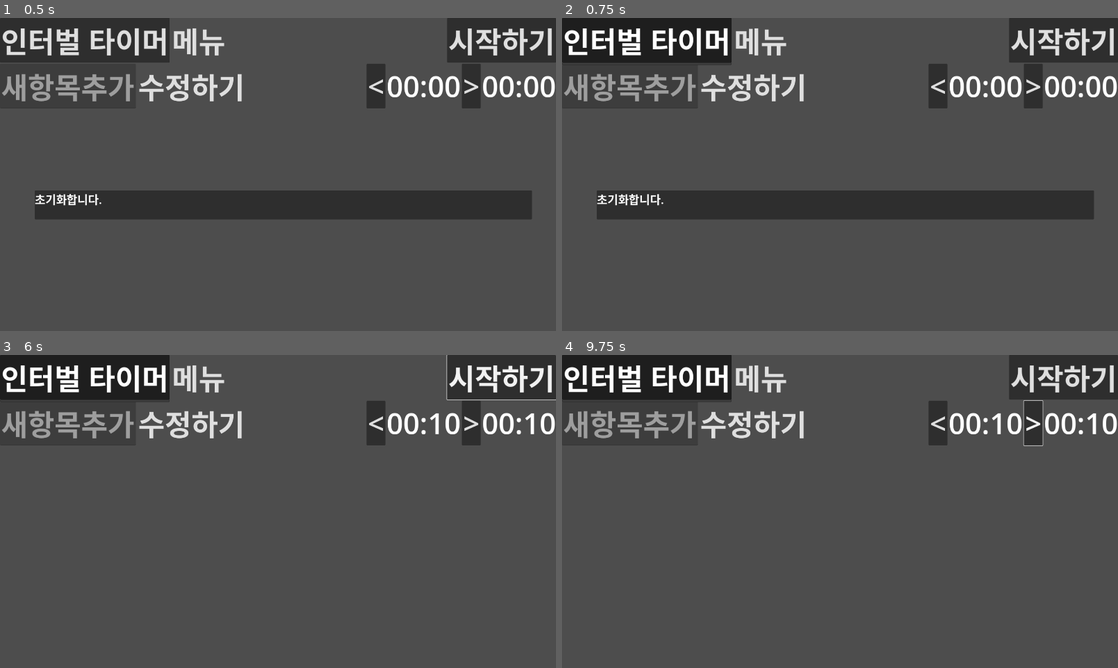
Above: before the commit, frames 1-4 (two rows, left to right).
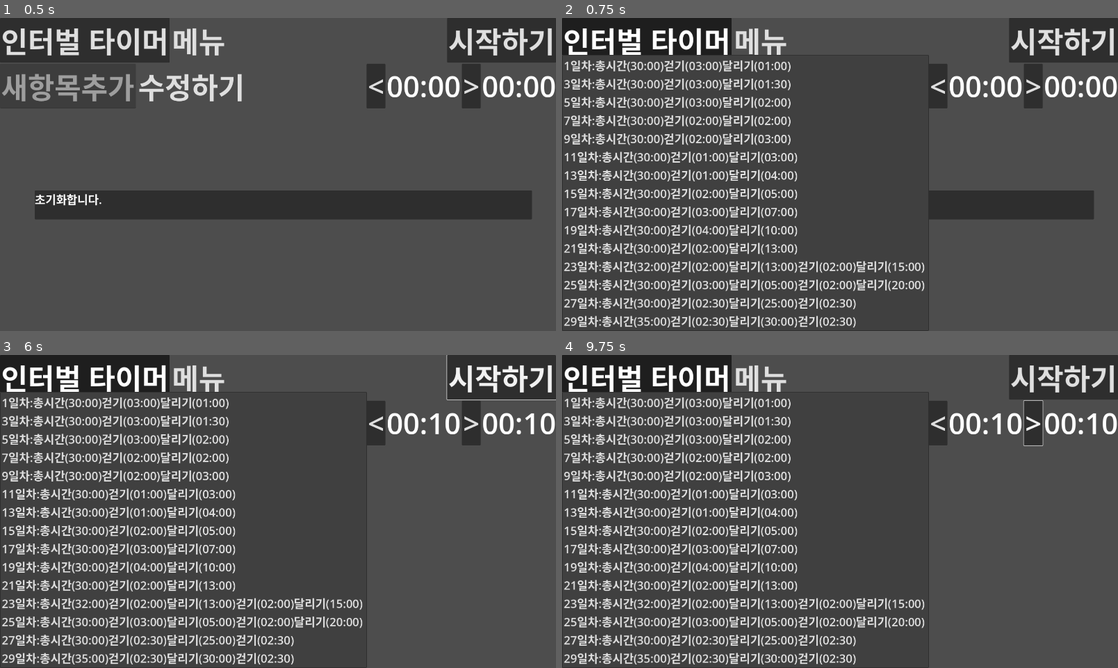
Above: after the commit, the same moments.

Repository: kasworld/maranic
Game: Godot game, scene res://main.tscn
Same seed, same stepped clock (60 frames per second), same inputs: the game is played once before the commit and once after it.
Inputs:
- Up to frame 1 (0.5 s): no input
- Up to frame 2 (0.75 s): click "인터벌 타이머" at 0.5 s
- Up to frame 3 (6 s): click "<" at 1.25 s; click ">" at 2 s; click "시작하기" at 2.75 s; click "시작하기" at 3.5 s; click "메뉴" at 4.25 s; click "수정하기" at 5 s; click "인터벌 타이머" at 5.75 s
- Up to frame 4 (9.75 s): click "메뉴" at 6.5 s; click "수정하기" at 7.25 s; click "<" at 8 s; click ">" at 8.75 s; click "인터벌 타이머" at 9.5 s

Frame 1 is identical in both runs. In frame 2, 12% of the frame differs, in the area x 0-66%, y 11-100%; in frame 3, 12%; in frame 4, 12%.
Error before the commit: Invalid access of index '0' on a base object of type: 'PackedStringArray'. (res://main.gd:5)

Commit message:
more rename fn

Diff:
--- a/main.gd
+++ b/main.gd
@@ -1,12 +1,11 @@
 extends Node2D
 
-var workScene = preload("res://work_container.tscn")
+var work_scene = preload("res://work_container.tscn")
+
 var voices = DisplayServer.tts_get_voices_for_language("ko")
-var voice_id = voices[0]
-
 func text2speech(s):
 	DisplayServer.tts_stop()
-	DisplayServer.tts_speak(s, voice_id)
+	DisplayServer.tts_speak(s, voices[0])
 
 @onready var WorkDataMenuButton = $VBoxContainer/TitleContainer/WorkDataMenuButton
 @onready var CmdMenuButton = $VBoxContainer/TitleContainer/CmdMenuButton
@@ -19,9 +18,9 @@
 	for o in work_nodes:
 		o.update_time_labels()
 
-func resetTime():
+func reset_time():
 	for o in work_nodes:
-		o.resetTime()
+		o.reset_time()
 
 func disable_buttons(disable :bool):
 	WorkDataMenuButton.disabled =disable
@@ -41,16 +40,16 @@
 		WorkDataMenuButton.get_popup().add_item(work_data.get_at(i).to_str(),i)
 
 func _on_timer_timeout() -> void:
-	if work_nodes[0].decRemainSec() != true: # fail to dec
+	if work_nodes[0].dec_remain_sec() != true: # fail to dec
 		$VBoxContainer/TitleContainer/StartButton.button_pressed = false
 	elif len(work_nodes) > sub_work_index:
-		if work_nodes[sub_work_index].decRemainSec() != true: # move to next sub work
-			work_nodes[sub_work_index].resetTime()
-			var oldWorkStr = work_nodes[sub_work_index].getLabelText()
+		if work_nodes[sub_work_index].dec_remain_sec() != true: # move to next sub work
+			work_nodes[sub_work_index].reset_time()
+			var oldWorkStr = work_nodes[sub_work_index].get_label_text()
 			sub_work_index += 1
 			if len(work_nodes) <= sub_work_index:
 				sub_work_index = 1
-			var newWorkStr = work_nodes[sub_work_index].getLabelText()
+			var newWorkStr = work_nodes[sub_work_index].get_label_text()
 			text2speech("%s를 끝내고 %s를 시작합니다." %[oldWorkStr,newWorkStr])
 			work_nodes[sub_work_index].grab_focus()
 	update_time_labels()
@@ -62,11 +61,11 @@
 	if sel ==-1 :
 		return
 
-	var selData = work_data.get_at(sel)
-	WorkDataMenuButton.text = selData.title
-	text2speech("%s로 설정합니다." % selData.title)
-	make_works(selData)
-	resetTime()
+	var sel_wd = work_data.get_at(sel)
+	WorkDataMenuButton.text = sel_wd.title
+	text2speech("%s로 설정합니다." % sel_wd.title)
+	make_works(sel_wd)
+	reset_time()
 	update_time_labels()
 
 func make_works(wk :WorkData.Work):
@@ -80,7 +79,7 @@
 		$VBoxContainer/MainWorkContainer
 	]
 	for i in wk.sub_work_list.size()-1:
-		var wn = workScene.instantiate()
+		var wn = work_scene.instantiate()
 		wn.focus_mode = Control.FOCUS_ALL
 		work_nodes.append(wn)
 		$VBoxContainer/ScrollContainer/WorksContainer.add_child(wn)
@@ -93,7 +92,7 @@
 		return
 	if button_pressed :
 		if work_nodes[0].remainSec<=0:
-			resetTime()
+			reset_time()
 		$VBoxContainer/TitleContainer/StartButton.text = "멈추기"
 		text2speech("%s를 시작합니다." % [ WorkDataMenuButton.text ])
 		$Timer.start()
--- a/work_container.gd
+++ b/work_container.gd
@@ -16,7 +16,7 @@
 	$SecDecButton.disabled = disable
 	$SecIncButton.disabled = disable
 
-func resetTime():
+func reset_time():
 	remainSec = totalSec
 
 func set_label_total_sec(s,sec):
@@ -41,10 +41,10 @@
 	totalSec -= incSec
 	if totalSec < 0 :
 		totalSec = 0
-	resetTime()
+	reset_time()
 	update_time_labels()
 
 func _on_sec_inc_button_pressed() -> void:
 	totalSec += incSec
-	resetTime()
+	reset_time()
 	update_time_labels()
